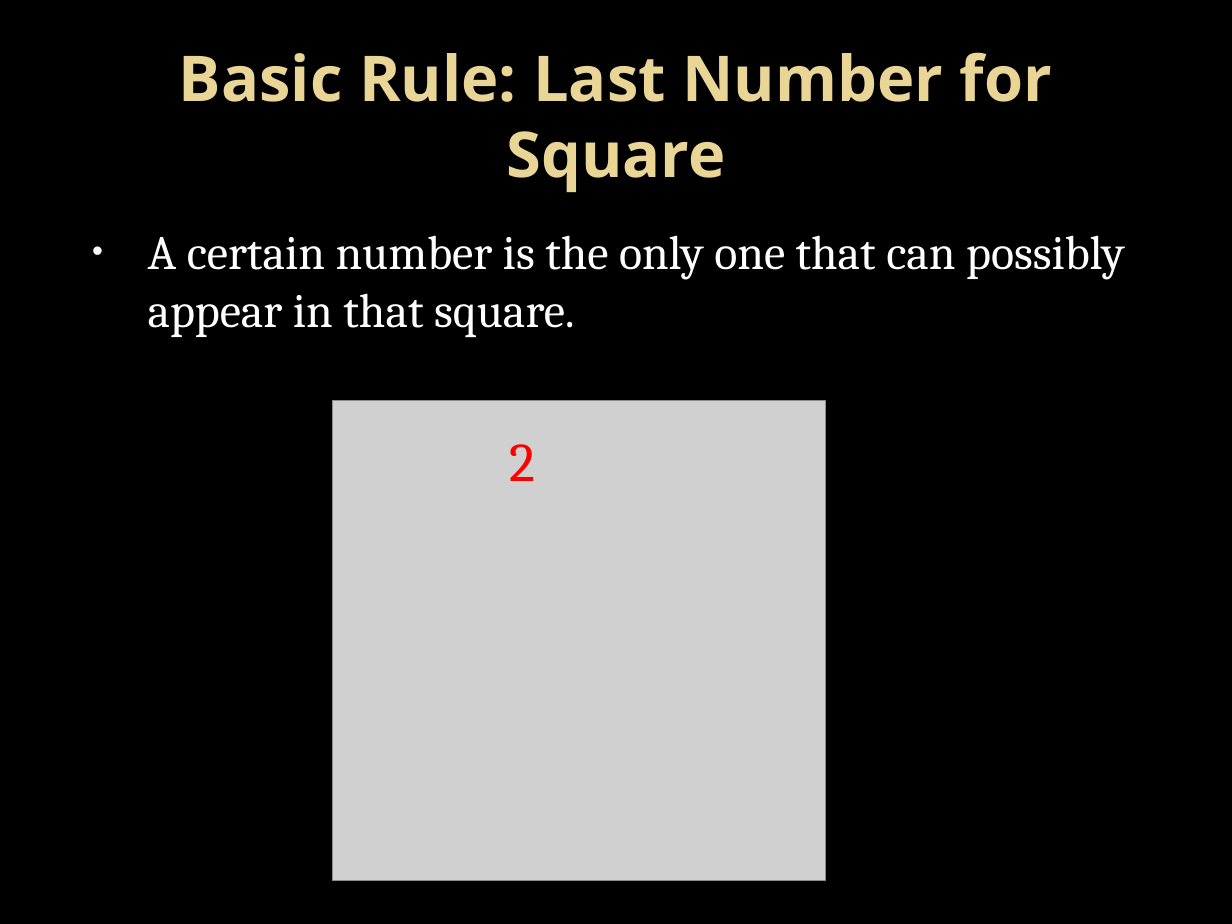
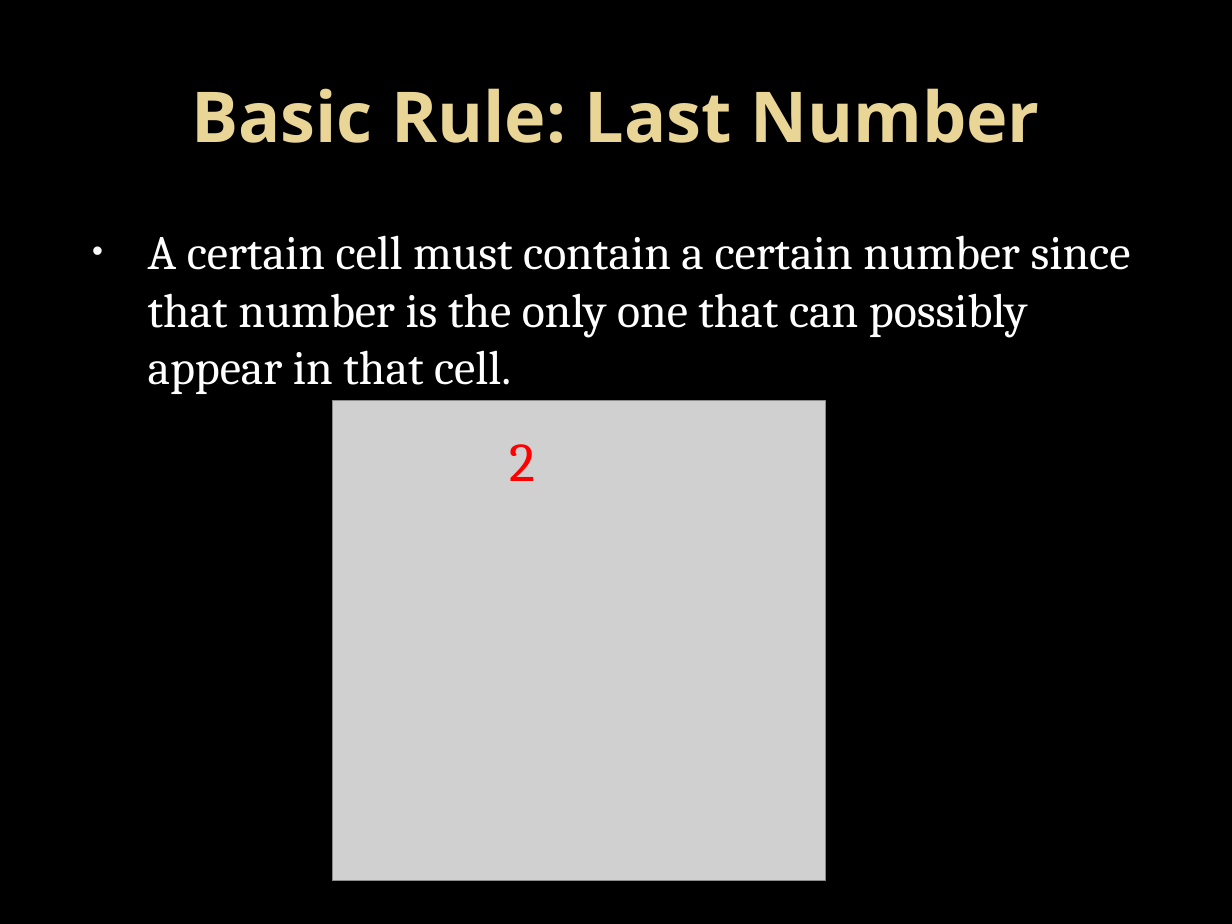
Before and after one commit to Bram28/LEGUP, a slide deck: slide 18 of misc/Rules/Skyscrapers.pptx (slide 11 before the commit). Drawn at 1232x924 pixels with LibreOffice and Linux fonts; fonts in the diff are those of the drawing; grey boxes stand for pictures; background and template pictures are left out. Boxes give left, top, right and bottom in pixels: in the first picture for what was removed or moved away, otherwise in the second. Text is boxed around its words. In the diff, an @@ line names an element or a change of style, - is before the commit and + after.

Commit message:
Added some rule set presentations and proofs

```diff
--- a/misc/Rules/Skyscrapers.pptx
+++ b/misc/Rules/Skyscrapers.pptx
@@ title at [191, 88, 1040, 143]: text changed; size 36.9 to 41 pt @@
-Basic Rule: Last Number for Square
+Basic Rule: Last Number
@@ text at [148, 235, 1131, 394]: text changed @@
-• A certain number is the only one that can possibly appear in that square.
+• A certain cell must contain a certain number since that number is the only one that can possibly appear in that cell.
```
Also in this commit, not shown: 8 other slides changed, 6 slides added, 2 slides removed, 4 other files.
